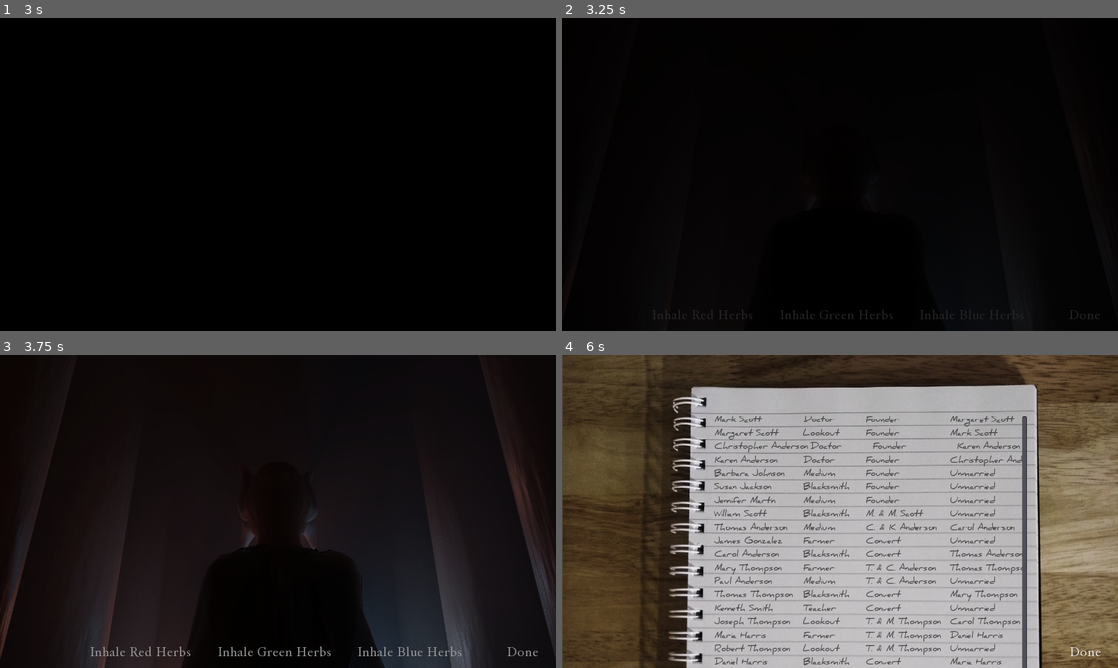
Above: before the commit, frames 1-4 (two rows, left to right).
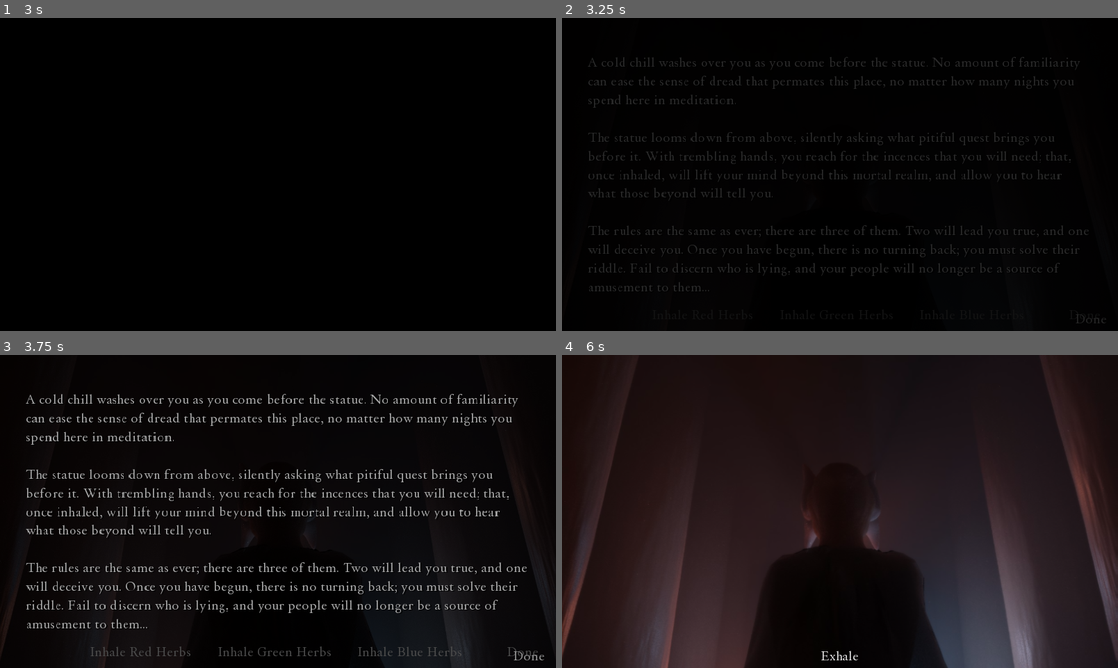
Above: after the commit, the same moments.

Repository: KenYam-Phoenix/finding-the-lamb
Game: Godot game, scene res://scenes/TitleScreen.tscn
The game is run twice, just before and just after one commit, with the same random seed, the same clock (stepped at 60 frames per second) and the same inputs.
Inputs (mouse positions are in pixels of both pictures, inside the frame that each line leads up to):
- Up to frame 1 (3 s): click "Play" at 0.5 s; click "Consult the Spirits" at 2 s
- Up to frame 2 (3.25 s): no input
- Up to frame 3 (3.75 s): click "Done" at 3.5 s
- Up to frame 4 (6 s): click "Done" at 4.25 s; click (701, 652) at 5 s, where only the run after the commit has a clickable "Inhale Red Herbs"; click (840, 486) at 5.75 s, where only the run before the commit has a clickable "View the Membership Records"

Frame 1 is identical in both runs. In frame 2, 3.9% of the frame differs, in the area x 4-98%, y 12-98%; in frame 3, 11%; in frame 4, 91%, in the area x 0-100%, y 0-100%.

Commit message:
Make tutorials only display once

Diff:
--- a/project.godot
+++ b/project.godot
@@ -23,6 +23,7 @@
 
 CultMember="*res://scripts/CultMember.gd"
 Cultmaster="*res://scripts/Cultmaster.gd"
+Tutorials="*res://scripts/Tutorials.gd"
 
 [display]
 
--- a/scenes/FinalSelection.tscn
+++ b/scenes/FinalSelection.tscn
@@ -193,6 +193,7 @@
 align = 1
 
 [node name="Tutorial" parent="." instance=ExtResource( 4 )]
+slug = "final"
 text = "The minute hand on your watch hasn't changed since the last five times you looked at it; the time is approaching. Despite your efforts to remain calm, the enormity of the situation is finally settling on you.
 
 Your members are in their homes, aware of the role that might fall to them. Each of them are ready, should it fall to them; each know that the needs of the creed outweigh their own lives.
--- a/scenes/SpiritCommunication.tscn
+++ b/scenes/SpiritCommunication.tscn
@@ -3,11 +3,11 @@
 [ext_resource path="res://scripts/SpiritCommunication.gd" type="Script" id=1]
 [ext_resource path="res://graphics/statue.jpg" type="Texture" id=2]
 [ext_resource path="res://objects/SpiritMessage.tscn" type="PackedScene" id=3]
-[ext_resource path="res://objects/Tutorial.tscn" type="PackedScene" id=4]
-[ext_resource path="res://fonts/Tutorial.tres" type="DynamicFont" id=5]
-[ext_resource path="res://sounds/choir.ogg" type="AudioStream" id=6]
-[ext_resource path="res://sounds/inhale.ogg" type="AudioStream" id=7]
-[ext_resource path="res://sounds/exhale.ogg" type="AudioStream" id=8]
+[ext_resource path="res://fonts/Tutorial.tres" type="DynamicFont" id=4]
+[ext_resource path="res://sounds/choir.ogg" type="AudioStream" id=5]
+[ext_resource path="res://sounds/inhale.ogg" type="AudioStream" id=6]
+[ext_resource path="res://sounds/exhale.ogg" type="AudioStream" id=7]
+[ext_resource path="res://objects/Tutorial.tscn" type="PackedScene" id=8]
 [ext_resource path="res://objects/FadeIn.tscn" type="PackedScene" id=9]
 
 [sub_resource type="Shader" id=1]
@@ -76,14 +76,6 @@
 size_flags_horizontal = 1
 size_flags_vertical = 1
 color = Color( 1, 1, 1, 1 )
-
-[node name="Label_Tutorial" parent="." instance=ExtResource( 4 )]
-visible = false
-text = "A cold chill washes over you as you come before the statue. No amount of familiarity can ease the sense of dread that permates this place, no matter how many nights you spend here in meditation.
-
-The statue looms down from above, silently asking what pitiful quest brings you before it. With trembling hands, you reach for the incences that you will need; that, once inhaled, will lift your mind beyond this mortal realm, and allow you to hear what those beyond will tell you.
-
-The rules are the same as ever; there are three of them. Two will lead you true, and one will deceive you. Once you have begun, there is no turning back; you must solve their riddle. Fail to discern who is lying, and your people will no longer be a source of amusement to them..."
 
 [node name="Button_Exhale" type="Button" parent="."]
 visible = false
@@ -253,6 +245,14 @@
 text = "Inhale Blue Herbs"
 flat = true
 align = 1
+
+[node name="Tutorial" parent="." instance=ExtResource( 8 )]
+slug = "spirits"
+text = "A cold chill washes over you as you come before the statue. No amount of familiarity can ease the sense of dread that permates this place, no matter how many nights you spend here in meditation.
+
+The statue looms down from above, silently asking what pitiful quest brings you before it. With trembling hands, you reach for the incences that you will need; that, once inhaled, will lift your mind beyond this mortal realm, and allow you to hear what those beyond will tell you.
+
+The rules are the same as ever; there are three of them. Two will lead you true, and one will deceive you. Once you have begun, there is no turning back; you must solve their riddle. Fail to discern who is lying, and your people will no longer be a source of amusement to them..."
 
 [node name="FadeIn" parent="." instance=ExtResource( 9 )]
 
--- a/scripts/Tutorial.gd
+++ b/scripts/Tutorial.gd
@@ -1,11 +1,14 @@
 extends Control
 
+export (String) var slug
 export (String, MULTILINE) var text
 
 onready var bumpf = $Bumpf
 
 func _ready():
+	if Tutorials.tutorial_already_shown(slug): queue_free()
 	bumpf.text = text
 
 func _done():
+	Tutorials.tutorial_shown(slug)
 	queue_free()
--- /dev/null
+++ b/scripts/Tutorials.gd
@@ -0,0 +1,10 @@
+extends Node
+
+var tutorials_shown = []
+
+func tutorial_already_shown(which):
+	if which in tutorials_shown: return true
+	return false
+
+func tutorial_shown(which):
+	tutorials_shown.append(which)
Not shown: 8 places in scenes/SpiritCommunication.tscn that only renumber resources
